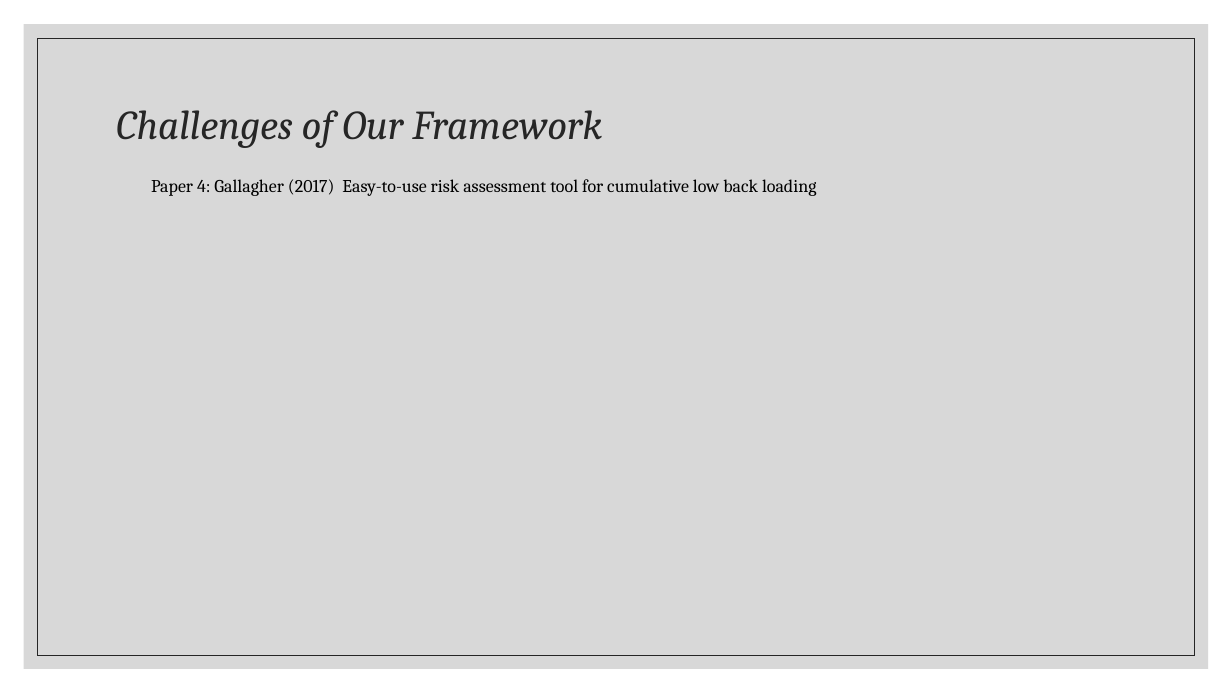
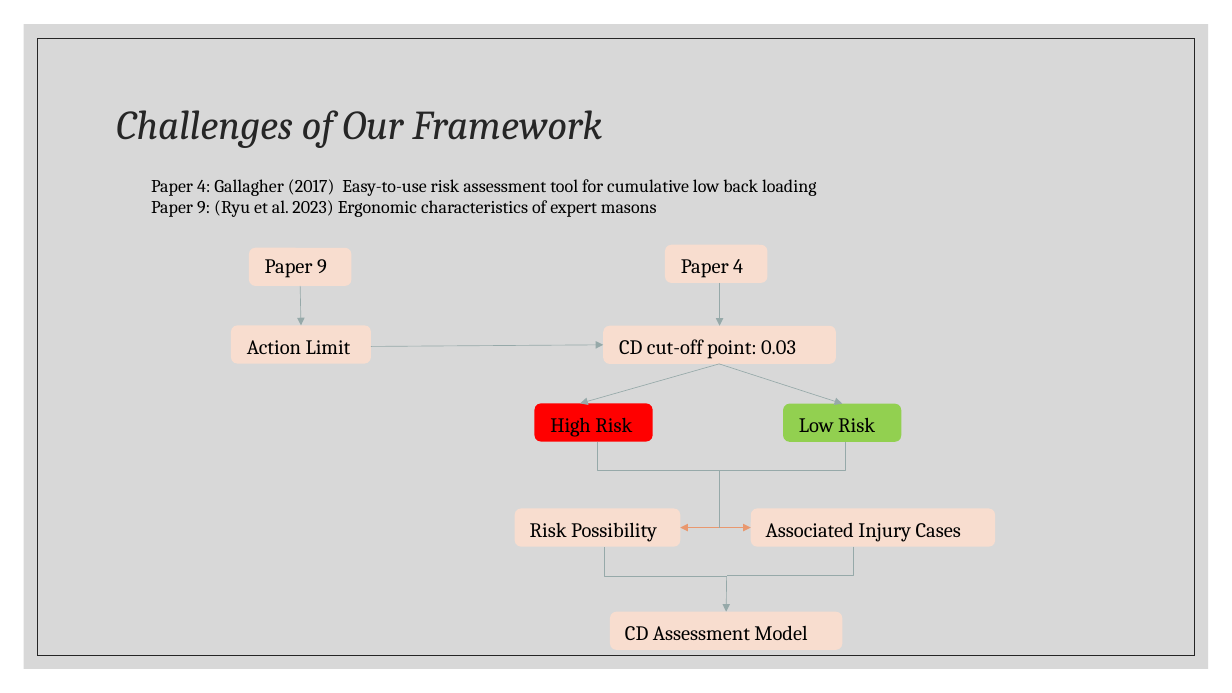
Before and after one commit to Albertlor/URECA, a slide deck: slide 4 of Meeting_Materials/Ergonomics Sembreak Week 4.pptx. Drawn at 1232x693 pixels with LibreOffice and Linux fonts; fonts in the diff are those of the drawing. Boxes give left, top, right and bottom in pixels: in the first picture for what was removed or moved away, otherwise in the second. Text is boxed around its words. In the diff, an @@ line names an element or a change of style, - is before the commit and + after.

```diff
--- a/Meeting_Materials/Ergonomics Sembreak Week 4.pptx
+++ b/Meeting_Materials/Ergonomics Sembreak Week 4.pptx
@@ text at [151, 200, 657, 217]: paragraph added @@
+Paper 9: (Ryu et al. 2023) Ergonomic characteristics of expert masons
@@ rounded rectangle added at [249, 248, 351, 286], fill #F8DDCF @@
@@ text added at [265, 259, 327, 278], 16 pt, text #000000 @@
+Paper 9
@@ rounded rectangle added at [665, 245, 768, 283], fill #F8DDCF @@
@@ text added at [681, 259, 743, 278], 16 pt, text #000000 @@
+Paper 4
@@ arrow added from (300, 286) to (301, 325), #96A9A9 0.5 pt @@
@@ arrow added from (720, 283) to (720, 326), #96A9A9 0.5 pt @@
@@ rounded rectangle added at [231, 325, 372, 363], fill #F8DDCF @@
@@ rounded rectangle added at [604, 326, 836, 364], fill #F8DDCF @@
@@ text added at [247, 340, 351, 355], 16 pt, text #000000 @@
+Action Limit
@@ arrow added from (372, 347) to (604, 345), #96A9A9 0.5 pt @@
@@ text added at [619, 339, 796, 359], 16 pt, text #000000 @@
+CD cut-off point: 0.03
@@ arrow added from (719, 364) to (580, 404), #96A9A9 0.5 pt @@
@@ arrow added from (719, 364) to (843, 404), #96A9A9 0.5 pt @@
@@ rounded rectangle added at [534, 404, 653, 442], fill #FF0000 @@
@@ text added at [550, 417, 632, 437], 16 pt, text #000000 @@
+High Risk
@@ rounded rectangle added at [784, 404, 902, 442], fill #92D050 @@
@@ text added at [799, 417, 875, 432], 16 pt, text #000000 @@
+Low Risk
@@ elbow line added from (597, 442) to (719, 470), #96A9A9 0.5 pt @@
@@ elbow line added from (846, 442) to (719, 470), #96A9A9 0.5 pt @@
@@ line added from (719, 470) to (719, 528), #96A9A9 0.5 pt @@
@@ rounded rectangle added at [515, 508, 680, 546], fill #F8DDCF @@
@@ rounded rectangle added at [751, 508, 995, 546], fill #F8DDCF @@
@@ text added at [530, 522, 657, 542], 16 pt, text #000000 @@
+Risk Possibility
@@ double arrow added from (680, 528) to (751, 528), #E9986F 0.5 pt @@
@@ text added at [766, 523, 961, 542], 16 pt, text #000000 @@
+Associated Injury Cases
@@ elbow line added from (604, 547) to (726, 576), #96A9A9 0.5 pt @@
@@ elbow line added from (853, 547) to (726, 576), #96A9A9 0.5 pt @@
@@ arrow added from (726, 576) to (726, 612), #96A9A9 0.5 pt @@
@@ rounded rectangle added at [610, 612, 842, 650], fill #F8DDCF @@
@@ text added at [625, 625, 807, 641], 16 pt, text #000000 @@
+CD Assessment Model
```
Also in this commit, not shown: 2 other slides changed, 7 slides added.
